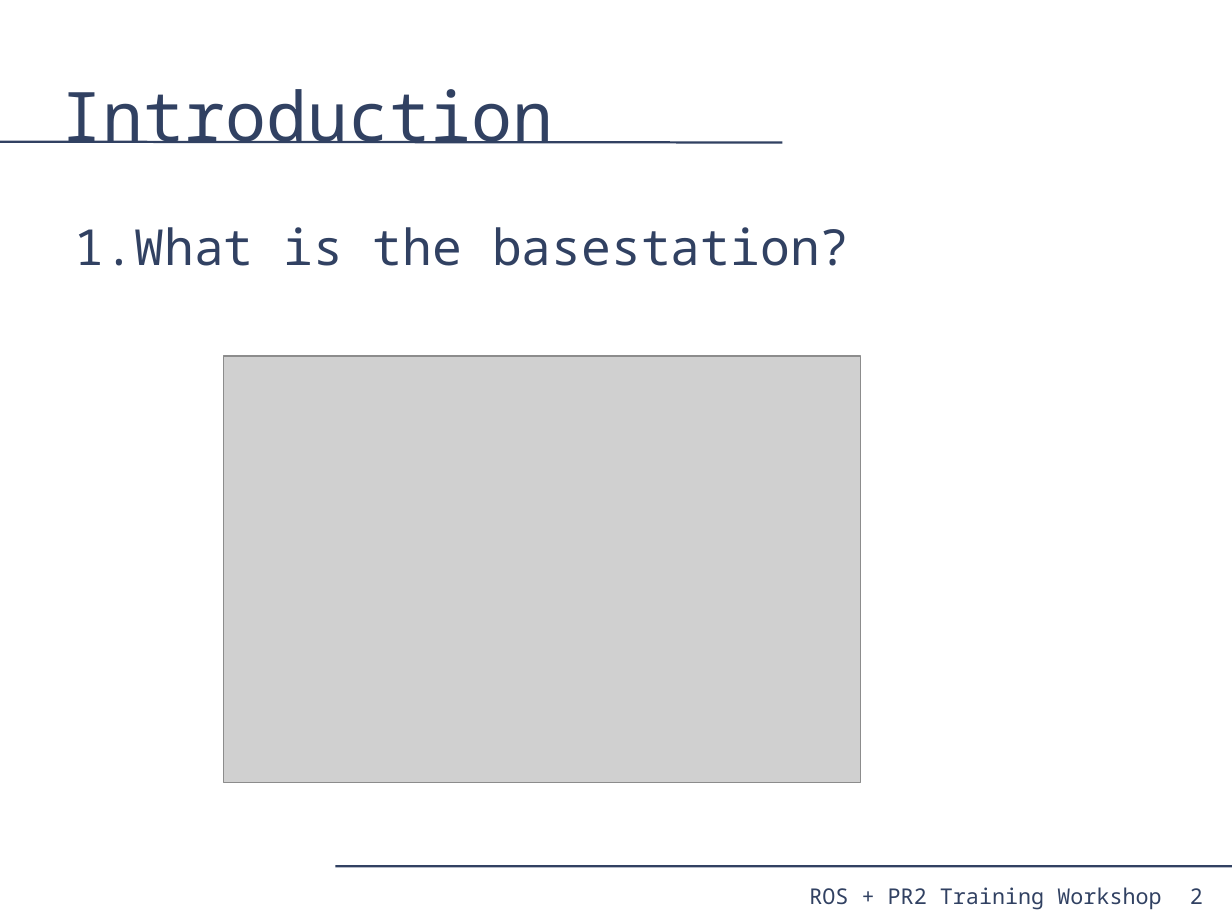
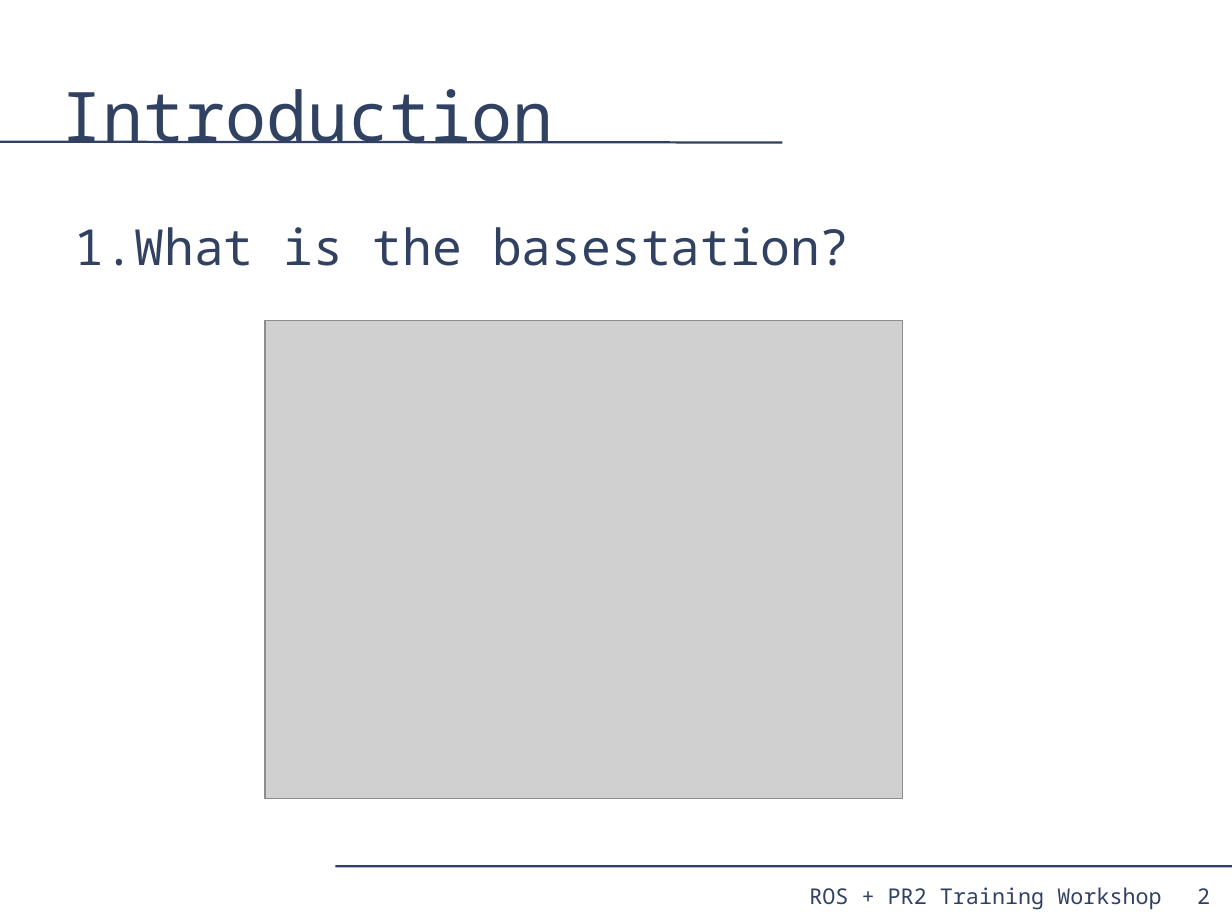
Before and after one commit to PR2/pr2_docs, a slide deck: slide 2 of pr2_training_workshop/installing_base_station/basestation.odp. Drawn at 1232x924 pixels with LibreOffice and Linux fonts; fonts in the diff are those of the drawing; grey boxes stand for pictures. Boxes give left, top, right and bottom in pixels: in the first picture for what was removed or moved away, otherwise in the second. Text is boxed around its words. In the diff, an @@ line names an element or a change of style, - is before the commit and + after.

```diff
--- a/pr2_training_workshop/installing_base_station/basestation.odp
+++ b/pr2_training_workshop/installing_base_station/basestation.odp
@@ picture: place and size @@
-picture at (224,356,861,783)
+picture at (265,320,903,798)
@@ page number: place and size @@
-page number at (1190,888,1203,904)
+page number at (1197,888,1210,904)
```
Also in this commit, not shown: 15 other slides changed.
